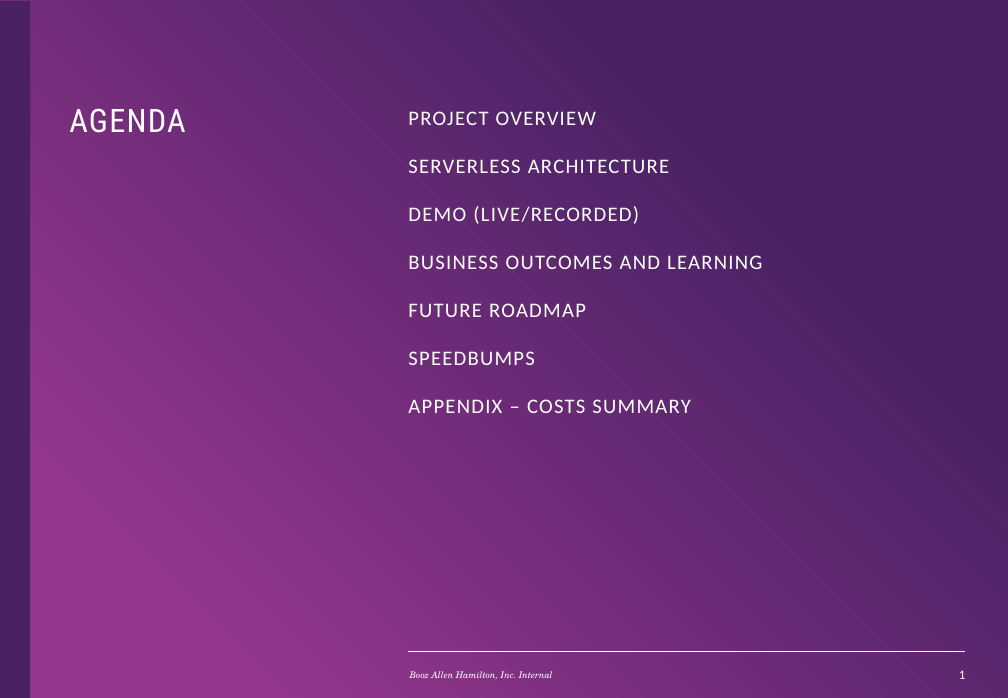
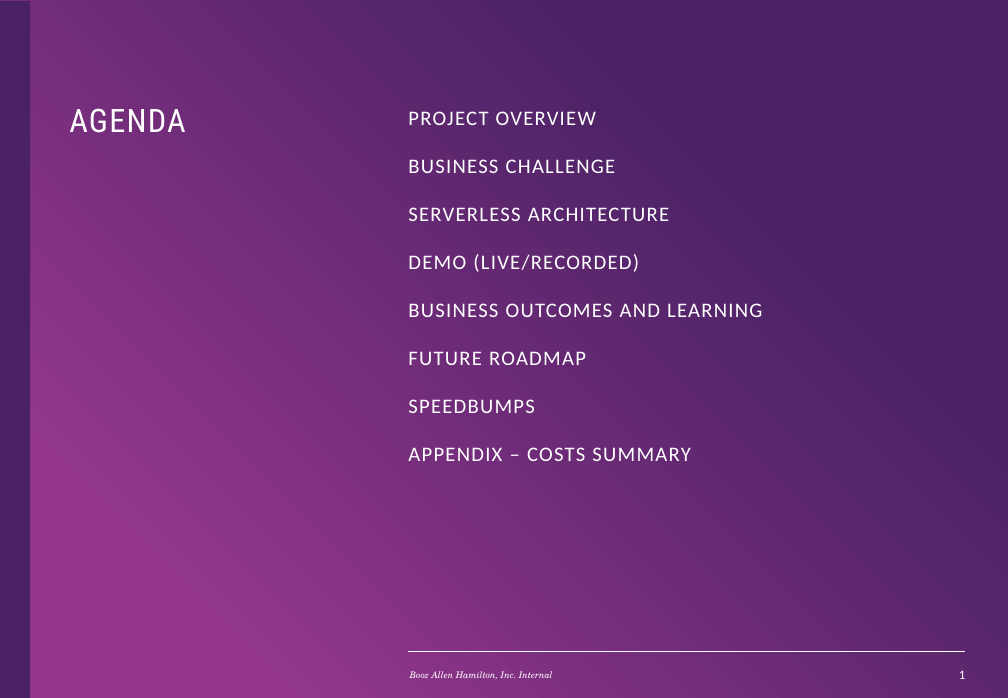
Before and after one commit to jjwad2000/BAHNamelessCloudEng, a slide deck: slide 2 of Dynamic Database Queries - Cloud Eng Team Project.pptx. Drawn at 1008x698 pixels with LibreOffice and Linux fonts; fonts in the diff are those of the drawing. Boxes give left, top, right and bottom in pixels: in the first picture for what was removed or moved away, otherwise in the second. Text is boxed around its words. In the diff, an @@ line names an element or a change of style, - is before the commit and + after.

```diff
--- a/Dynamic Database Queries - Cloud Eng Team Project.pptx
+++ b/Dynamic Database Queries - Cloud Eng Team Project.pptx
@@ text at (408,159,616,173): paragraph added @@
+BUSINESS CHALLENGE
```
Also in this commit, not shown: 5 other slides changed.
